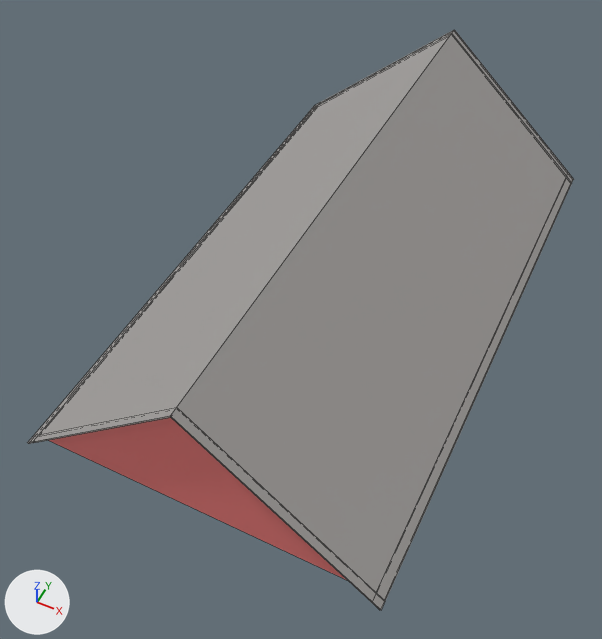
The FBX model Next-Level Sonics City/Assets/View/Resources/Tiles/ResidentialBuildingTile/Model/Roof/BackRoof.fbx: old version first, new version second.
The view is the same before and after, from a 50 mm camera at (11.4, -25.3, 44.7) aimed at (-0.5, -1.4, 14.8). Every picture has the same lights, and +X, +Y and +Z are marked at lower left. Mesh edges are drawn as thin lines. Where no turn or scale is listed for an object, it has been applied to the vertices.

Names of what the first picture shows: 'BackRoof'.
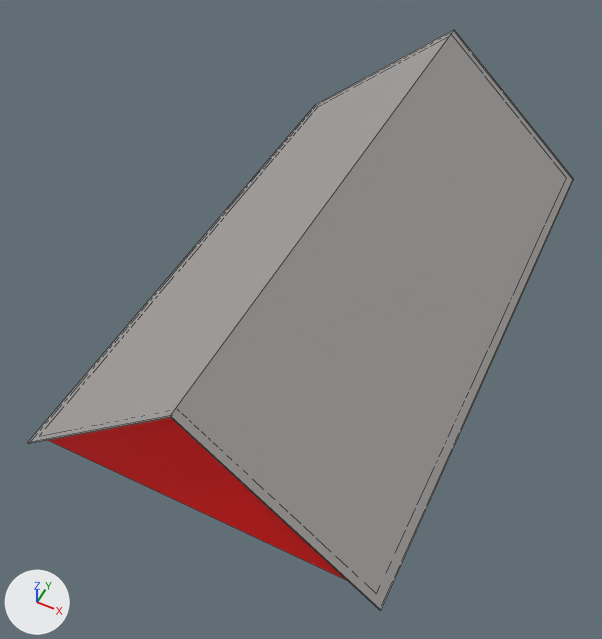
The newer file is also turned or shifted as a whole; pictures and numbers use the older file's frame.

What changed in the scene script:
```text
Change mat_housecolor:
    mat_housecolor.base_color: (0.961, 0.227, 0.219) -> (1.0, 0.0, 0.0)  # pink #fb8381 -> red #ff0000
Change me_cube_028:
    used by ob_backroof; location = (0.0, 0.0, 14.0)
    remove me_cube_028.from_pydata(...)  # 40 vertices, 39 faces; spans x -8.4..8.4, y -12.4..16.4, z -0.3..7.1
    add me_cube_028.from_pydata(...)  # 18 vertices, 10 faces; spans x -8.4..8.4, y -12.4..16.4, z -0.3..7.1
    me_cube_028 part 1
    22 vertices are removed from x -8.4..8.4, y -12.4..16.4, z -0.3..7.1
    37 faces are deleted
    8 new faces join them, mat_roof (grey #a3a09e)
```

Location of each change, (x1, y1, x2, y2) in pixels of the pictures (602 x 639 px):
'BackRoof', recoloured, reshaped: (28, 30, 574, 610) in both
